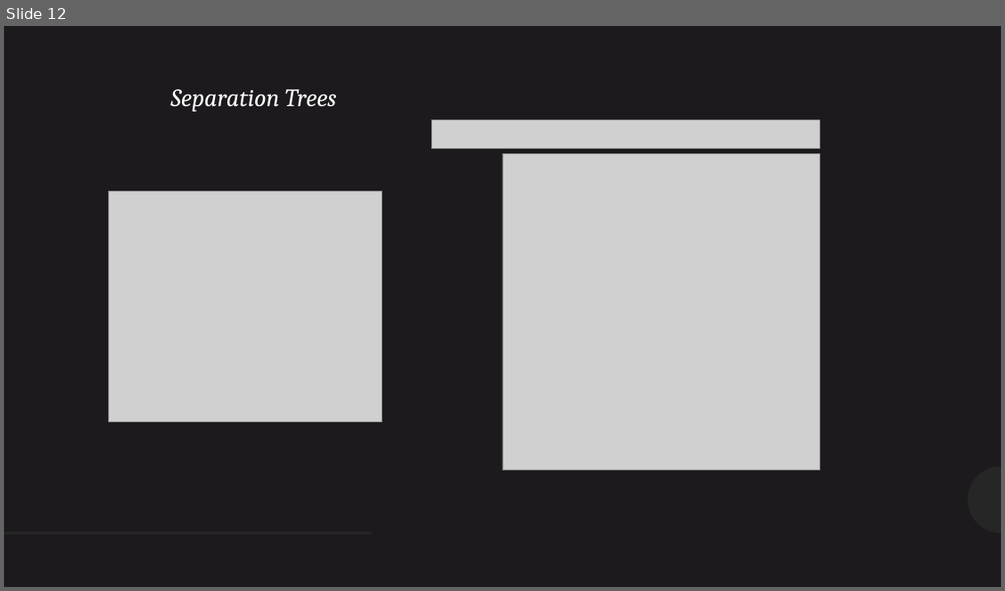
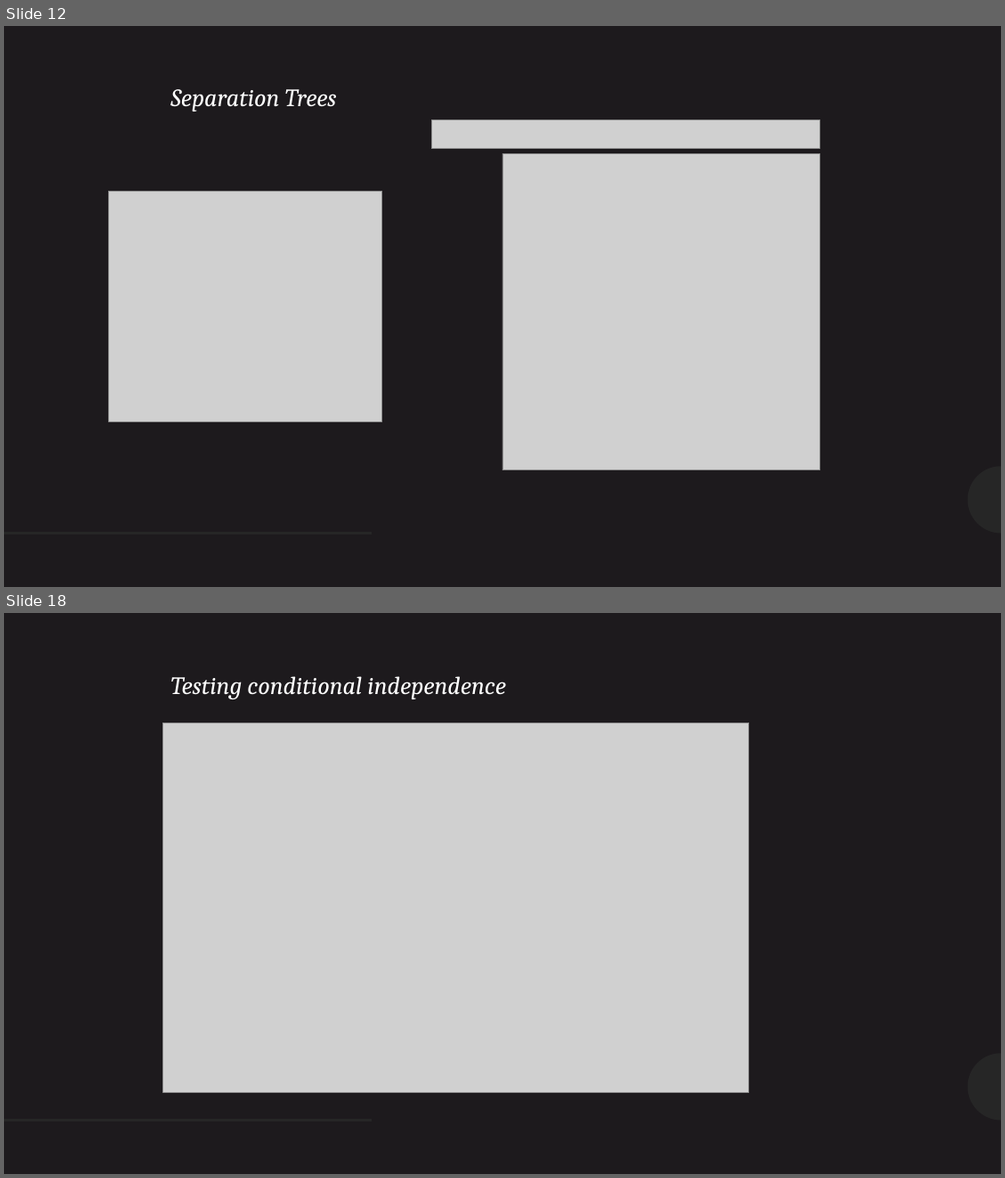
Before and after one commit to DSkrzypiec/LearningChainGraphs, a slide deck: MasterThesisPresentation.pptx. Shown one above the other, each under a label of ours: slide 12 before the commit, slides 12 and 18 after it; the slides between them are not shown. The pictures are 1005x591 and 1005x1178 pixels, drawn with LibreOffice and Linux fonts; fonts in the diff are those of the drawing; grey boxes stand for pictures. Boxes give left, top, right and bottom in pixels: in the first picture for what was removed or moved away, otherwise in the second. Text is boxed around its words. In the diff, an @@ line names an element or a change of style, - is before the commit and + after.

```diff
--- a/MasterThesisPresentation.pptx
+++ b/MasterThesisPresentation.pptx
@@ slide 18 added at (4, 613, 1001, 1174), background #1D1A1D; not listed: 2 template elements that a slide beside it also shows @@
@@ text added at (170, 676, 505, 699), 24 pt, text #FFFFFF, italic @@
+Testing conditional independence
@@ picture added at (163, 723, 749, 1093) @@
```
Also in this commit, not shown: 6 other slides added, 1 other file.
